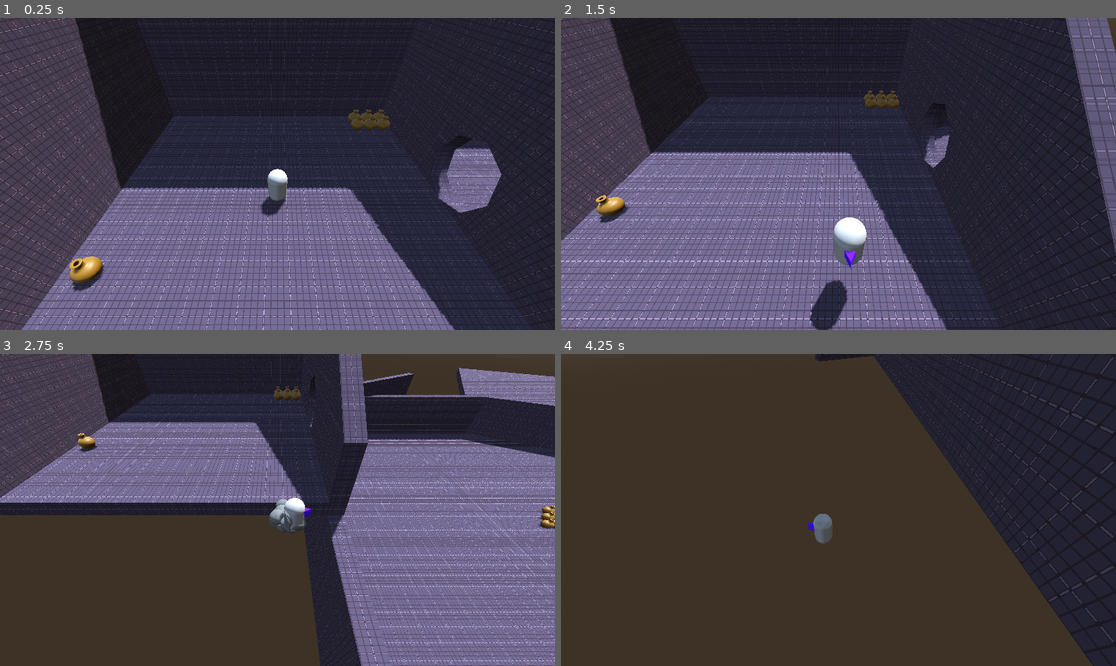
Above: before the commit, frames 1-4 (two rows, left to right).
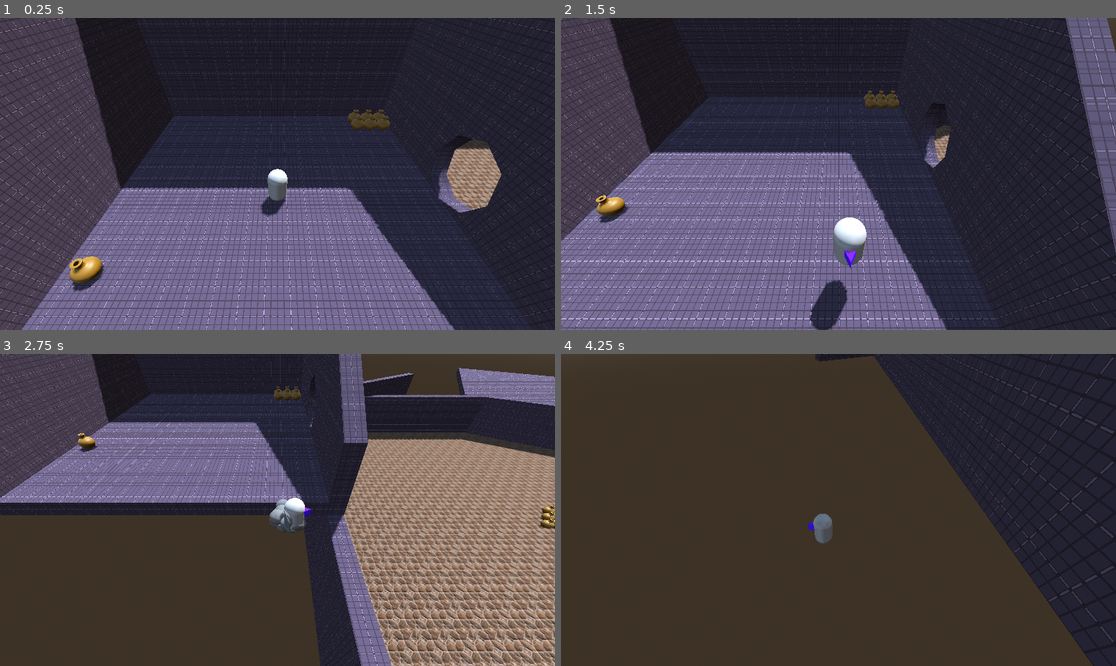
Above: after the commit, the same moments.

Repository: LipskiDev/GodotWildJam86
Game: Godot game, scene res://level/test_level_ferdi.tscn
The game is run twice, just before and just after one commit, with the same random seed, the same clock (stepped at 60 frames per second) and the same inputs.
Inputs:
- Up to frame 1 (0.25 s): no input
- Up to frame 2 (1.5 s): tap Enter (attack) at 0.5 s; hold D (right) 0.53-1.28 s; hold Enter (attack) 0.53-1.28 s; tap Space (jump) at 0.77 s; hold S (back) from 1.28 s (still down); tap Shift (dash) at 1.35 s
- Up to frame 3 (2.75 s): tap Space (jump) at 1.52 s; release S (back) at 2.03 s; hold D (right) from 2.03 s (still down); hold Enter (attack) from 2.03 s (still down)
- Up to frame 4 (4.25 s): release D (right) at 2.78 s; release Enter (attack) at 2.78 s; hold W (forward) 2.78-3.53 s; tap Shift (dash) at 2.85 s; tap Space (jump) at 3.02, 3.77 s; hold A (left) from 3.53 s (still down); hold Enter (attack) from 3.53 s (still down)

The runs differ from the first frame. In frame 1, 1.5% of the frame differs, in the area x 80-91%, y 38-62%; in frame 2, 0.2%; in frame 3, 24%, in the area x 61-100%, y 25-100%; in frame 4, less than 0.1%.

Commit message:
fliesenboden?

Diff:
--- a/project/entities/enemies/Jens.tscn
+++ b/project/entities/enemies/Jens.tscn
@@ -50,6 +50,8 @@
 [sub_resource type="SphereMesh" id="SphereMesh_news4"]
 resource_local_to_scene = true
 material = SubResource("StandardMaterial3D_b3j2p")
+radius = 0.49999705
+height = 0.99999994
 
 [sub_resource type="Gradient" id="Gradient_wqgnt"]
 colors = PackedColorArray(0, 0, 0, 1, 0.30692267, 0.3069227, 0.3069227, 1)
@@ -1037,7 +1039,7 @@
 [sub_resource type="AnimationNodeTimeScale" id="AnimationNodeTimeScale_a2waq"]
 
 [sub_resource type="AnimationNodeBlendTree" id="AnimationNodeBlendTree_rdm4j"]
-graph_offset = Vector2(-555.59125, -23.65123)
+graph_offset = Vector2(-484.10745, 63.26446)
 nodes/StateMachine/node = SubResource("AnimationNodeStateMachine_tjn76")
 nodes/StateMachine/position = Vector2(-460, 20)
 nodes/TimeScale/node = SubResource("AnimationNodeTimeScale_a2waq")
--- a/project/level/test_level_ferdi.tscn
+++ b/project/level/test_level_ferdi.tscn
@@ -1,9 +1,10 @@
-[gd_scene load_steps=12 format=3 uid="uid://c8qsqy4uupwjb"]
+[gd_scene load_steps=13 format=3 uid="uid://c8qsqy4uupwjb"]
 
 [ext_resource type="PackedScene" uid="uid://drvm475mdagfk" path="res://entities/player/player.tscn" id="1_s3kxx"]
 [ext_resource type="PackedScene" uid="uid://cv7v8afb11jcn" path="res://entities/player/player_camera.tscn" id="2_0ikrv"]
 [ext_resource type="Material" uid="uid://2gfoa0v6l7dr" path="res://level/tools/test_material.tres" id="3_lxehg"]
 [ext_resource type="Texture2D" uid="uid://m11kxamvpght" path="res://assets/textures/grid.png" id="4_gl1uo"]
+[ext_resource type="Material" uid="uid://bfb4l33pr5ja2" path="res://level/tools/wüsten_fliesen.tres" id="4_kqqdx"]
 [ext_resource type="PackedScene" uid="uid://ts0h3qr5grgg" path="res://entities/enemies/Jens.tscn" id="5_1hek3"]
 [ext_resource type="PackedScene" uid="uid://lg0rqoxmmrdx" path="res://entities/objects/vase/vase.tscn" id="6_kqqdx"]
 
@@ -79,7 +80,7 @@
 [node name="CSGBox3D4" type="CSGBox3D" parent="NavigationRegion3D/CSGCombiner3D"]
 transform = Transform3D(1, 0, 0, 0, 1, 0, 0, 0, 1, 40, -18.5, 3)
 size = Vector3(60, 1, 44)
-material = ExtResource("3_lxehg")
+material = ExtResource("4_kqqdx")
 
 [node name="CSGBox3D5" type="CSGBox3D" parent="NavigationRegion3D/CSGCombiner3D"]
 transform = Transform3D(1, 0, 0, 0, 1, 0, 0, 0, 1, 9.5, -13.999999, -4)
--- /dev/null
+++ b/project/level/tools/wüsten_fliesen.tres
@@ -0,0 +1,14 @@
+[gd_resource type="StandardMaterial3D" load_steps=3 format=3 uid="uid://bfb4l33pr5ja2"]
+
+[ext_resource type="Texture2D" uid="uid://dvlrlxgpivay1" path="res://assets/textures/floor.png" id="1_d0xf6"]
+[ext_resource type="Texture2D" uid="uid://d1d2yq3pf6juy" path="res://assets/textures/floor_n.png" id="2_mtn7u"]
+
+[resource]
+albedo_texture = ExtResource("1_d0xf6")
+metallic = 0.5
+normal_enabled = true
+normal_texture = ExtResource("2_mtn7u")
+uv1_scale = Vector3(0.5, 0.5, 0.5)
+uv1_triplanar = true
+uv1_world_triplanar = true
+texture_filter = 5
Not shown, added: project/assets/textures/floor.png.import
Not shown, added: project/assets/textures/floor_n.png.import
